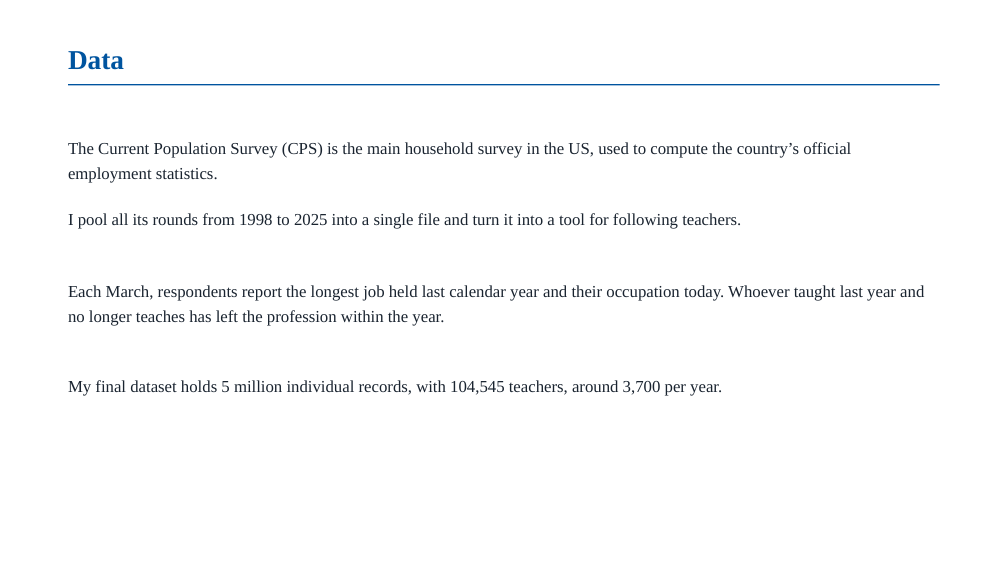
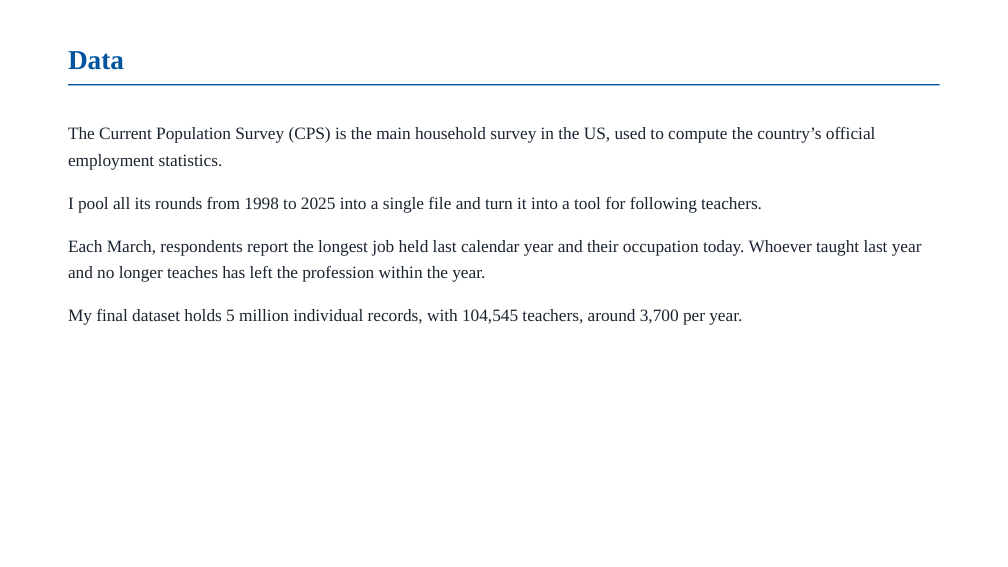
Before and after one commit to jedr1-ship-it/Alternative-Pathways----Quant, a slide deck: slide 3 of report/teacher_attrition_figures.pptx. Drawn at 1008x567 pixels with LibreOffice and Linux fonts; fonts in the diff are those of the drawing. Boxes give left, top, right and bottom in pixels: in the first picture for what was removed or moved away, otherwise in the second. Text is boxed around its words. In the diff, an @@ line names an element or a change of style, - is before the commit and + after.

```diff
--- a/report/teacher_attrition_figures.pptx
+++ b/report/teacher_attrition_figures.pptx
@@ text "The Current Population Survey (CPS) ...": place and size @@
-text "The Current Population Survey (CPS) ..." at bbox=[68, 142, 851, 183]
+text "The Current Population Survey (CPS) ..." at bbox=[68, 127, 922, 325]
@@ text at bbox=[68, 127, 876, 170]: size 16 to 16.5 pt in "The Current Population Survey (CPS) is the ..."; line spacing 24pt to 25pt; more space between paragraphs @@
@@ text at bbox=[68, 197, 922, 325]: paragraphs added @@
+I pool all its rounds from 1998 to 2025 into a single file and turn it into a tool for following teachers.
+Each March, respondents report the longest job held last calendar year and their occupation today. Whoever taught last year and no longer teaches has left the profession within the year.
+My final dataset holds 5 million individual records, with 104,545 teachers, around 3,700 per year.
@@ text removed at bbox=[68, 213, 741, 229] @@
-I pool all its rounds from 1998 to 2025 into a single file and turn it into a tool for following teachers.
@@ text removed at bbox=[68, 285, 924, 326] @@
-Each March, respondents report the longest job held last calendar year and their occupation today. Whoever taught last year and no longer teaches has left the profession within the year.
@@ text removed at bbox=[68, 380, 722, 396] @@
-My final dataset holds 5 million individual records, with 104,545 teachers, around 3,700 per year.
```
Also in this commit, not shown: 1 other slide changed.
